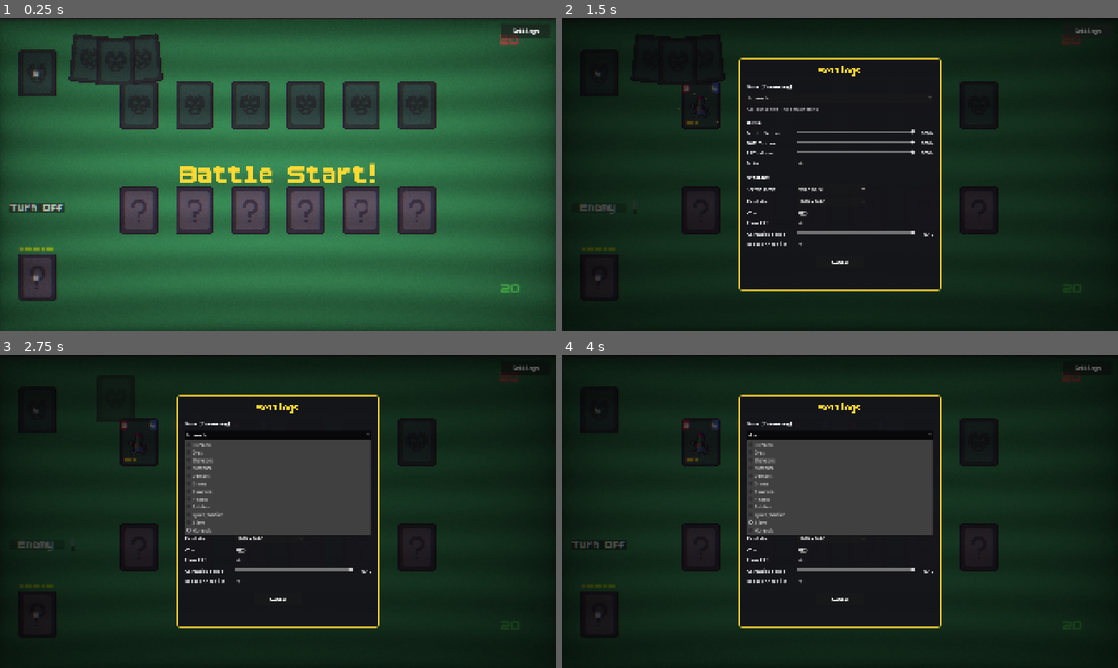
Above: before the commit, frames 1-4 (two rows, left to right).
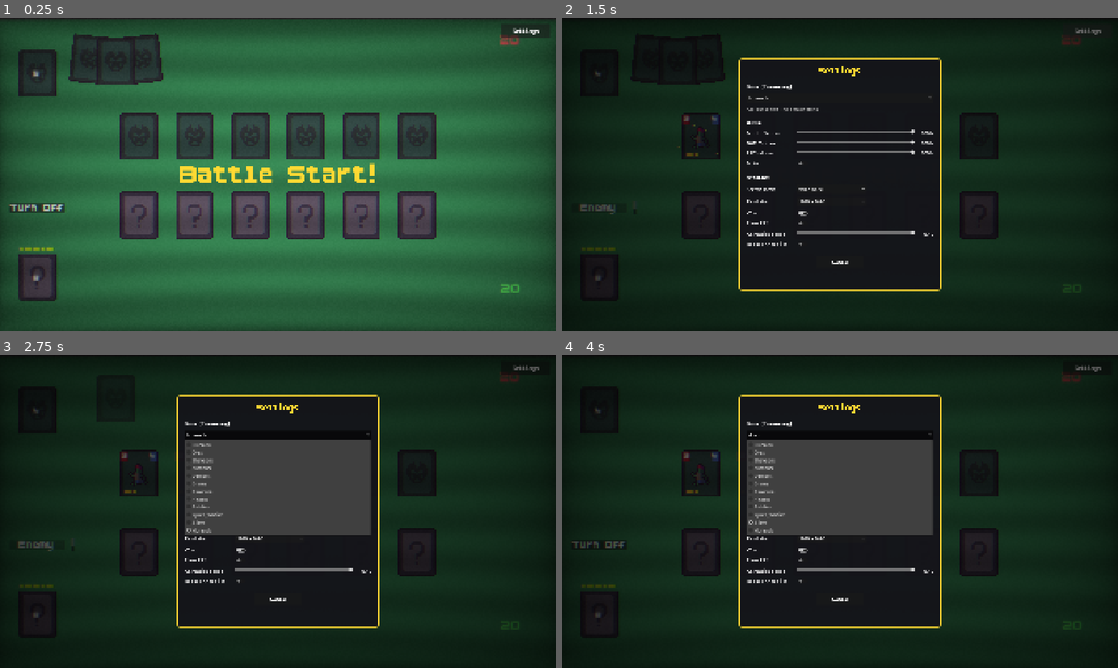
Above: after the commit, the same moments.

Repository: heerim0223/Godot-TCG
Game: Godot game, scene res://Scenes/Main.tscn
Two runs of this game, one before a commit and one after it. Both use one fixed random seed, a clock stepped at 60 frames per second and the inputs below.
Inputs (mouse positions are in pixels of both pictures, inside the frame that each line leads up to):
- Up to frame 1 (0.25 s): no input
- Up to frame 2 (1.5 s): click (600, 208) at 0.5 s; click "Settings" at 1.25 s
- Up to frame 3 (2.75 s): click "Nomads" at 2 s
- Up to frame 4 (4 s): click "Windowed" at 2.75 s; click "Aliens" at 3.5 s

The runs differ from the first frame. In frame 1, 11% of the frame differs, in the area x 21-79%, y 20-71%; in frame 2, 1.8%; in frame 3, 1.8%; in frame 4, 1.9%.

Commit message:
fix: card slot position

Diff:
--- a/Scenes/Main.tscn
+++ b/Scenes/Main.tscn
@@ -86,22 +86,22 @@
 [node name="CardSlotManager" type="Node2D" parent="GameManager" unique_id=723617271]
 
 [node name="CardSlot" parent="GameManager/CardSlotManager" unique_id=985104266 instance=ExtResource("2_pbw6q")]
-position = Vector2(480, 664)
+position = Vector2(480, 680)
 
 [node name="CardSlot2" parent="GameManager/CardSlotManager" unique_id=1287517970 instance=ExtResource("2_pbw6q")]
-position = Vector2(672, 664)
+position = Vector2(672, 680)
 
 [node name="CardSlot3" parent="GameManager/CardSlotManager" unique_id=1049272507 instance=ExtResource("2_pbw6q")]
-position = Vector2(864, 664)
+position = Vector2(864, 680)
 
 [node name="CardSlot4" parent="GameManager/CardSlotManager" unique_id=532090443 instance=ExtResource("2_pbw6q")]
-position = Vector2(1056, 664)
+position = Vector2(1056, 680)
 
 [node name="CardSlot5" parent="GameManager/CardSlotManager" unique_id=126534420 instance=ExtResource("2_pbw6q")]
-position = Vector2(1248, 664)
+position = Vector2(1248, 680)
 
 [node name="CardSlot6" parent="GameManager/CardSlotManager" unique_id=474932837 instance=ExtResource("2_pbw6q")]
-position = Vector2(1440, 664)
+position = Vector2(1440, 680)
 
 [node name="CardManager" type="Node2D" parent="GameManager" unique_id=541129001]
 script = ExtResource("1_rgh2o")
@@ -117,22 +117,22 @@
 [node name="EnemyCardSlotManager" type="Node2D" parent="GameManager" unique_id=183112319]
 
 [node name="EnemyCardSlot" parent="GameManager/EnemyCardSlotManager" unique_id=1001910031 instance=ExtResource("11_enslot")]
-position = Vector2(480, 300)
+position = Vector2(480, 408)
 
 [node name="EnemyCardSlot2" parent="GameManager/EnemyCardSlotManager" unique_id=1880655164 instance=ExtResource("11_enslot")]
-position = Vector2(672, 300)
+position = Vector2(672, 408)
 
 [node name="EnemyCardSlot3" parent="GameManager/EnemyCardSlotManager" unique_id=1639255328 instance=ExtResource("11_enslot")]
-position = Vector2(864, 300)
+position = Vector2(864, 408)
 
 [node name="EnemyCardSlot4" parent="GameManager/EnemyCardSlotManager" unique_id=1730908785 instance=ExtResource("11_enslot")]
-position = Vector2(1056, 300)
+position = Vector2(1056, 408)
 
 [node name="EnemyCardSlot5" parent="GameManager/EnemyCardSlotManager" unique_id=1119546134 instance=ExtResource("11_enslot")]
-position = Vector2(1248, 300)
+position = Vector2(1248, 408)
 
 [node name="EnemyCardSlot6" parent="GameManager/EnemyCardSlotManager" unique_id=1384982814 instance=ExtResource("11_enslot")]
-position = Vector2(1440, 300)
+position = Vector2(1440, 408)
 
 [node name="CRTOverlay" parent="." unique_id=270174636 instance=ExtResource("9_crtov")]
 
Not shown, changed: TCG.pck
